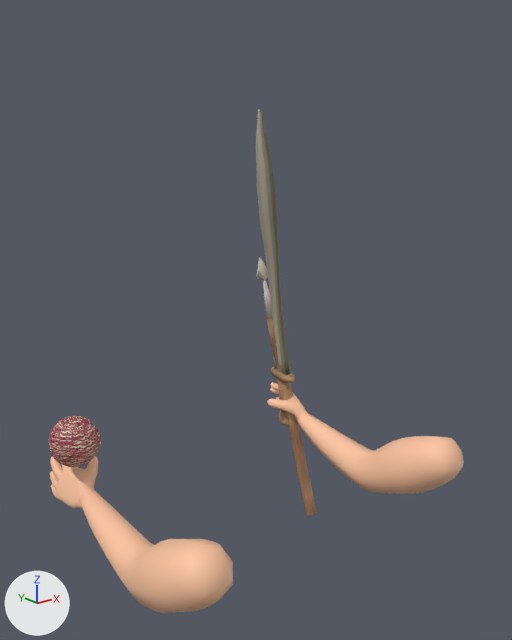
One commit to the Blender file Arte/Personaje.blend: the scene before it, then after it.
The view is the same before and after, from a 50 mm camera at (-4.21, -1.75, 2.44) aimed at (-1.04, 2.22, 0.85). The axes (+X, +Y, +Z) are drawn at lower left. The lights are the same throughout.

The first picture shows 'Espada.001', 'Lanza', 'Mano derecha', 'Mano derecha.001', 'Sphere'.
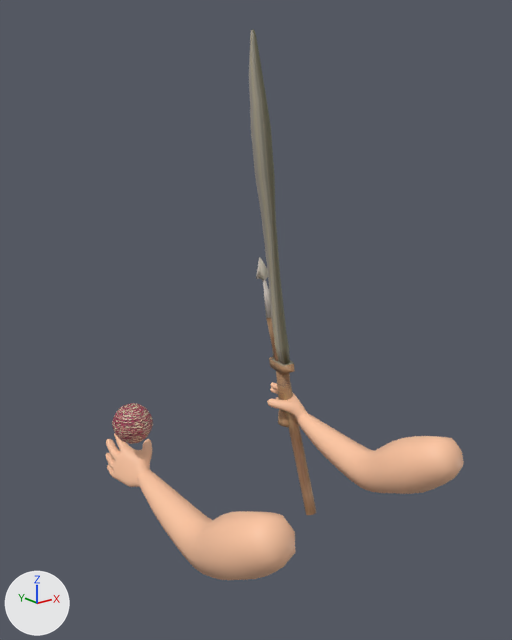
The newer file is also turned or shifted as a whole; pictures and numbers use the older file's frame.

Where the change shows, as pixel boxes [x1, y1, x2, y2] in the pictures (512 x 640 px):
'Mano derecha.001', moved: before [50, 456, 233, 613]; after [106, 434, 296, 580]
'Espada.001', mesh rescaled (18% wider, 25% taller): before [256, 109, 295, 426]; after [249, 30, 295, 427]
'Sphere', mesh rescaled (22% narrower, 21% shorter): before [48, 415, 101, 467]; after [112, 403, 153, 444]

The change, as a diff of the scene's bpy script:
```diff
--- a/Arte/Personaje.blend.py
+++ b/Arte/Personaje.blend.py
@@ me_cylinder_002 @@
 me_cylinder_002.from_pydata(...)  # 160 vertices, 139 faces; spans x -0.25..0.23, y -0.06..0.06, z -2.35..0.05
 # used by ob_espada_001; location = (-0.014, 3.02, -0.525); rotation_euler = (0.0623, -3.046, 1.278), in degrees (3.6, -175, 73); scale = (0.994, 1.18, 1.23)
+# me_cylinder_002 part 1: the whole mesh is scaled about the mesh origin by (0.994, 1.18, 1.23)
 me_cylinder_002.materials.append(mat_metal)
@@ me_sphere @@
 me_sphere.from_pydata(...)  # 146 vertices, 156 faces; spans x -0.233..0.233, y -0.233..0.233, z -0.234..0.234
 # used by ob_sphere; location = (-2.256, 2.88, -0.03); scale = (0.825, 0.825, 0.825)
+# me_sphere part 2: the whole mesh is scaled about its middle by 0.825, then moved by (0.599, 0.0, 0.0)
 me_sphere.materials.append(mat_lana_hilo)
@@ ob_mano_derecha_001 @@
 ob_mano_derecha_001 = bpy.data.objects.new('Mano derecha.001', me_plane_003)
-ob_mano_derecha_001.location = (-2.264, 2.878, -0.423)
+ob_mano_derecha_001.location = (-1.77, 2.878, -0.423)
 ob_mano_derecha_001.rotation_euler = (2.677, 0.0, 0.0)  # degrees (153, 0, 0)
```
